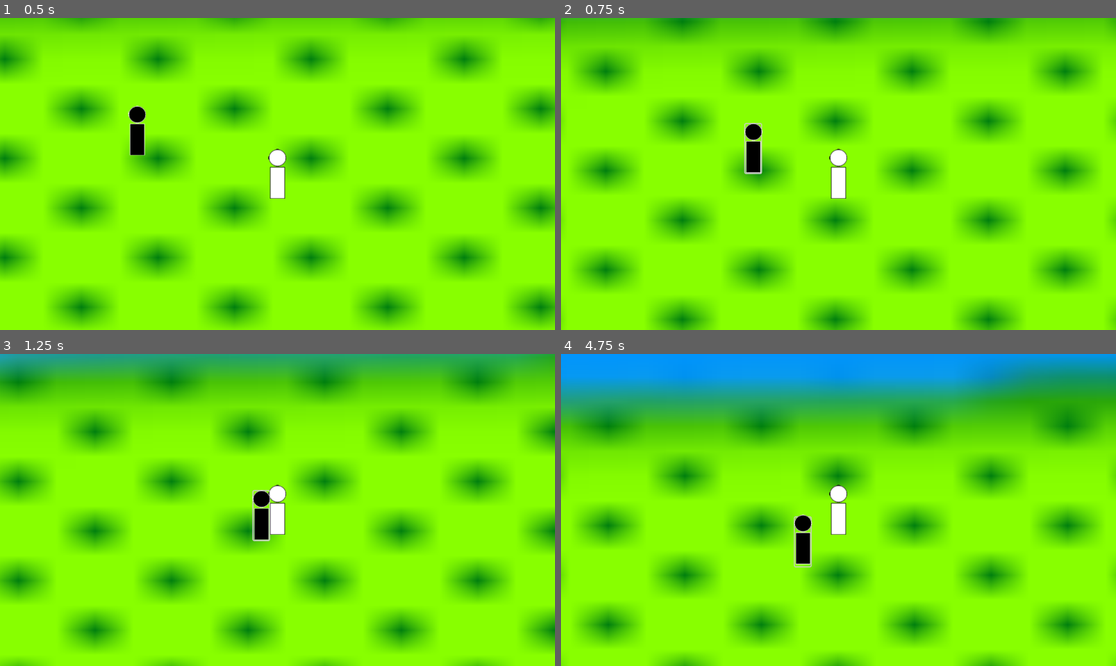
Above: before the commit, frames 1-4 (two rows, left to right).
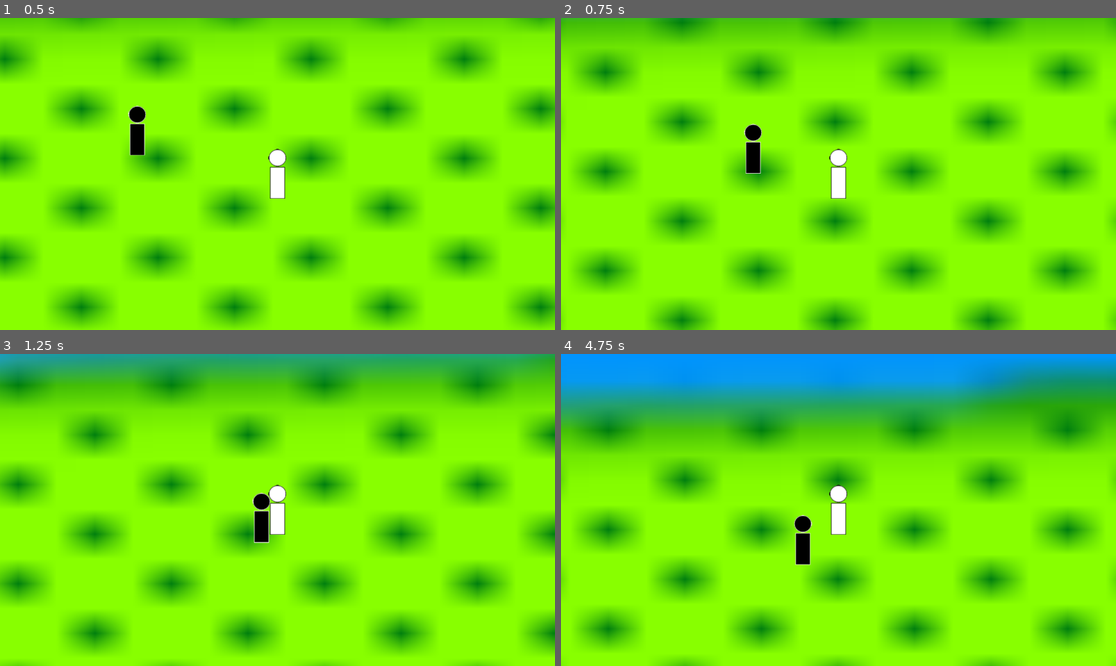
Above: after the commit, the same moments.

Repository: BChabowski/hns
Game: Godot game, scene res://world.tscn
The game is run twice, just before and just after one commit, with the same random seed, the same clock (stepped at 60 frames per second) and the same inputs.
Inputs (mouse positions are in pixels of both pictures, inside the frame that each line leads up to; where the layout moved, square brackets give the same spot in the first picture):
- Up to frame 1 (0.5 s): no input
- Up to frame 2 (0.75 s): click (699, 130) at 0.5 s
- Up to frame 3 (1.25 s): no input
- Up to frame 4 (4.75 s): click (821, 519) [821, 516] at 1.25 s; click (821, 513) [821, 510] at 2 s; tap Enter at 2.75 s; move the mouse to (960, 494) at 2.77 s; click (960, 494) at 2.92 s; move the mouse to (727, 525) at 3.52 s; click (727, 525) at 3.67 s; move the mouse to (894, 441) at 4.27 s; click (894, 441) at 4.42 s

Frame 1 is identical in both runs. In frame 2, 0.2% of the frame differs, in the area x 32-37%, y 33-51%; in frame 3, 0.2%; in frame 4, 2.9%, in the area x 12-100%, y 0-69%.

Commit message:
Adds SignalBus and player reacting to click on enemy

Diff:
--- /dev/null
+++ b/SignalBus.gd
@@ -0,0 +1,3 @@
+extends Node
+
+signal object_clicked(obj: Node2D)
--- a/enemy_placeholder.gd
+++ b/enemy_placeholder.gd
@@ -4,7 +4,6 @@
 var player = null
 @onready var timer: Timer = $Timer
 var ready_to_attack = false
-signal character_clicked(obj: Node2D)
 
 @export var hp = 40
 @export var friendly = false
@@ -64,5 +63,4 @@
 
 func _on_be_attacked_button_pressed() -> void:
 	print("_on_be_attacked_button_pressed")
-	#todo use signal bus
-	character_clicked.emit(self)
+	SignalBus.object_clicked.emit(self)
--- a/enemy_placeholder.tscn
+++ b/enemy_placeholder.tscn
@@ -1,7 +1,9 @@
-[gd_scene load_steps=11 format=3 uid="uid://yf4sybyc3ynp"]
+[gd_scene load_steps=12 format=3 uid="uid://yf4sybyc3ynp"]
 
 [ext_resource type="Script" uid="uid://btyhi6suseagn" path="res://enemy_placeholder.gd" id="1_hlmrv"]
 [ext_resource type="Texture2D" uid="uid://ca553w2erkyjm" path="res://textures/characters/enemy-placholder-all.png" id="2_hlmrv"]
+
+[sub_resource type="StyleBoxEmpty" id="StyleBoxEmpty_hlmrv"]
 
 [sub_resource type="CapsuleShape2D" id="CapsuleShape2D_hlmrv"]
 radius = 16.0
@@ -105,6 +107,7 @@
 offset_top = -43.0
 offset_right = 16.0
 offset_bottom = 59.0
+theme_override_styles/focus = SubResource("StyleBoxEmpty_hlmrv")
 flat = true
 
 [node name="EnemyCollision" type="CollisionShape2D" parent="EnemyPlaceholder"]
--- a/player_character.gd
+++ b/player_character.gd
@@ -8,7 +8,7 @@
 var in_attack_distance=false
 
 func _ready() -> void:
-	self.connect("character_clicked", attack)
+	SignalBus.object_clicked.connect(react_to_object_clicked)
 
 func _input(event):
 	if event is InputEventMouseButton:
@@ -28,8 +28,9 @@
 	hp -= dmg
 	print("Player takes hit! Life remaining: " + str(hp))
 
-func attack(body: Node2D):
-	print("PC attack")
+func react_to_object_clicked(body: Node2D):
+	target = body.global_position
+	#attack
 	for overlapping in $AttackRadius.get_overlapping_bodies():
 		if(overlapping == body):
 			print("Player attack!")
--- a/project.godot
+++ b/project.godot
@@ -14,6 +14,10 @@
 run/main_scene="uid://b2uj63fa7hd1y"
 config/features=PackedStringArray("4.4", "Forward Plus")
 
+[autoload]
+
+SignalBus="*res://SignalBus.gd"
+
 [display]
 
 window/size/mode=2
Not shown, added: SignalBus.gd.uid
